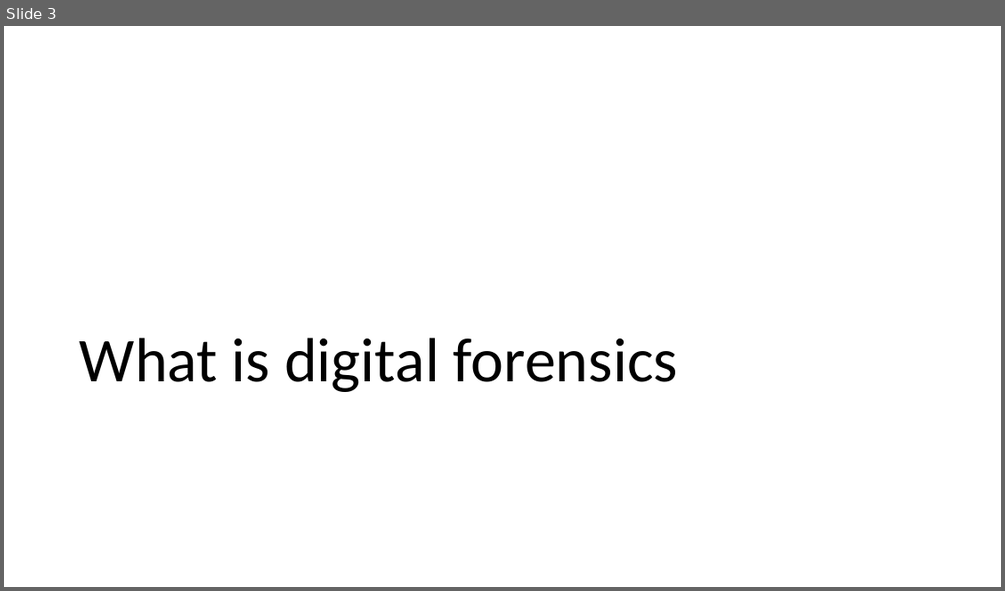
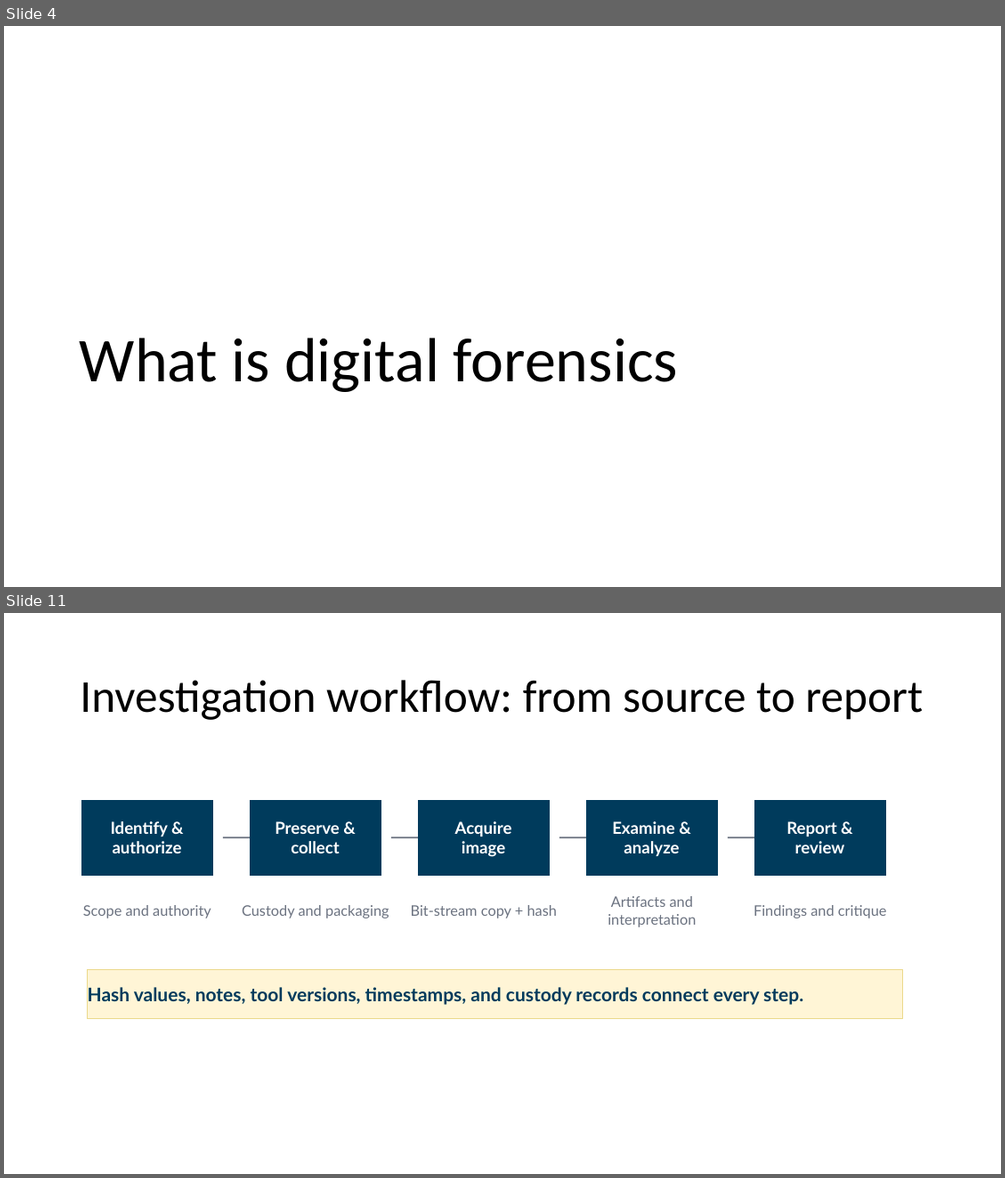
Before and after one commit to frankwxu/Digital-Forensics-Basic-Book, a slide deck: PPTs/Ch1_Introduction_to_Digital_Forensics.pptx. Shown one above the other, each under a label of ours: slide 3 before the commit, slides 4 and 11 after it; the slides between them are not shown. The pictures are 1005x591 and 1005x1178 pixels, drawn with LibreOffice and Linux fonts; fonts in the diff are those of the drawing; background and template pictures are left out. Boxes give left, top, right and bottom in pixels: in the first picture for what was removed or moved away, otherwise in the second. Text is boxed around its words. In the diff, an @@ line names an element or a change of style, - is before the commit and + after.

```diff
--- a/PPTs/Ch1_Introduction_to_Digital_Forensics.pptx
+++ b/PPTs/Ch1_Introduction_to_Digital_Forensics.pptx
@@ slide 11 added at box(4, 613, 1001, 1174), background #FFFFFF @@
@@ title added at box(80, 680, 922, 720), 44 pt, text #000000 @@
+Investigation workflow: from source to report
@@ rectangle added at box(81, 800, 212, 875), fill #003B5C, outline #003B5C 0.75 pt, 16 pt, text #FFFFFF, bold @@
+Identify &
+authorize
@@ rectangle added at box(250, 800, 380, 875), fill #003B5C, outline #003B5C 0.75 pt, 16 pt, text #FFFFFF, bold @@
+Preserve &
+collect
@@ rectangle added at box(418, 800, 550, 875), fill #003B5C, outline #003B5C 0.75 pt, 16 pt, text #FFFFFF, bold @@
+Acquire
+image
@@ rectangle added at box(587, 800, 718, 875), fill #003B5C, outline #003B5C 0.75 pt, 16 pt, text #FFFFFF, bold @@
+Examine &
+analyze
@@ rectangle added at box(755, 800, 886, 875), fill #003B5C, outline #003B5C 0.75 pt, 16 pt, text #FFFFFF, bold @@
+Report &
+review
@@ arrow added from (223, 837) to (283, 837), #6B7280 1.5 pt @@
@@ arrow added from (391, 837) to (451, 837), #6B7280 1.5 pt @@
@@ arrow added from (559, 837) to (619, 837), #6B7280 1.5 pt @@
@@ arrow added from (728, 837) to (788, 837), #6B7280 1.5 pt @@
@@ text added at box(83, 905, 211, 918), 14 pt, text #6B7280 @@
+Scope and authority
@@ text added at box(242, 905, 389, 918), 14 pt, text #6B7280 @@
+Custody and packaging
@@ text added at box(411, 905, 557, 918), 14 pt, text #6B7280 @@
+Bit-stream copy + hash
@@ text added at box(607, 896, 696, 927), 14 pt, text #6B7280 @@
+Artifacts and interpretation
@@ text added at box(753, 905, 887, 918), 14 pt, text #6B7280 @@
+Findings and critique
@@ rectangle added at box(87, 970, 902, 1018), fill #FFF5D6, outline #EBD98B 0.7 pt, 18 pt, text #003B5C, bold @@
+Hash values, notes, tool versions, timestamps, and custody records connect every step.
@@ what was slide 3 is now slide 4 @@
```
Also in this commit, not shown: 22 slides changed, 13 other slides added, 11 slides removed.
